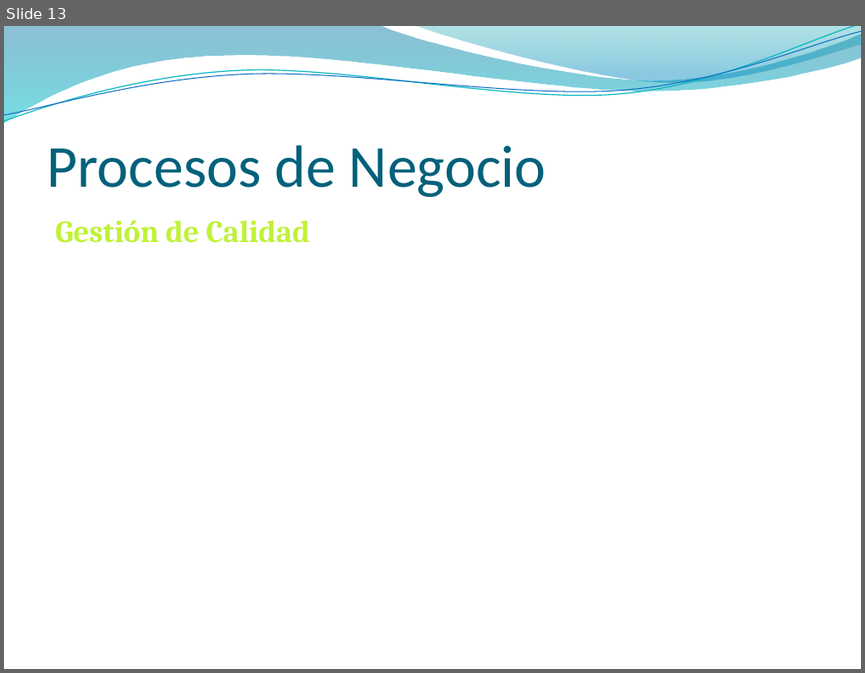
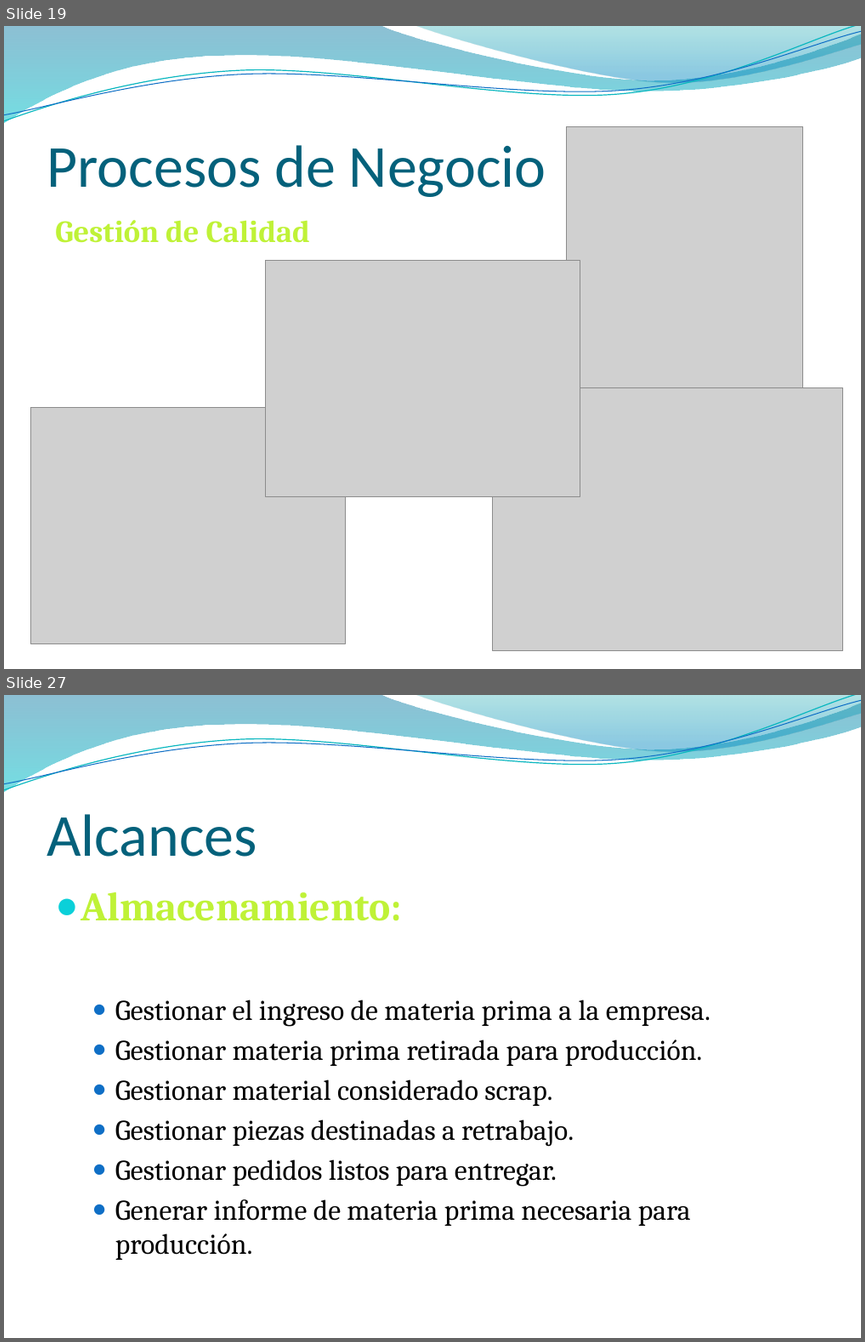
Before and after one commit to NinoMolina/metalurgica, a slide deck: 04_presentaciones/01_InfPreliminar_ModeloNegocio.pptx. Shown one above the other, each under a label of ours: slide 13 before the commit, slides 19 and 27 after it; the slides between them are not shown. The pictures are 865x673 and 865x1342 pixels, drawn with LibreOffice and Linux fonts; fonts in the diff are those of the drawing; grey boxes stand for pictures; background and template pictures are left out. Boxes give left, top, right and bottom in pixels: in the first picture for what was removed or moved away, otherwise in the second. Text is boxed around its words. In the diff, an @@ line names an element or a change of style, - is before the commit and + after.

```diff
--- a/04_presentaciones/01_InfPreliminar_ModeloNegocio.pptx
+++ b/04_presentaciones/01_InfPreliminar_ModeloNegocio.pptx
@@ slide 27 added at (x1=4, y1=695, x2=861, y2=1338), background picture (left out); not listed: 4 template elements that a slide beside it also shows @@
@@ title added at (x1=46, y1=814, x2=257, y2=857), 50 pt, text #04617B @@
+Alcances
@@ text added at (x1=81, y1=892, x2=710, y2=1259), 24 pt, text #000000 @@
+● Almacenamiento:
+  ● Gestionar el ingreso de materia prima a la empresa.
+  ● Gestionar materia prima retirada para producción.
+  ● Gestionar material considerado scrap.
+  ● Gestionar piezas destinadas a retrabajo.
+  ● Gestionar pedidos listos para entregar.
+  ● Generar informe de materia prima necesaria para producción.
@@ what was slide 13 is now slide 19 @@
@@ slide 19 changed as well @@
@@ picture added at (x1=566, y1=126, x2=802, y2=393) @@
@@ picture added at (x1=265, y1=260, x2=579, y2=495) @@
@@ picture added at (x1=30, y1=408, x2=345, y2=643) @@
@@ picture added at (x1=493, y1=387, x2=843, y2=651) @@
```
Also in this commit, not shown: 3 other slides changed, 28 other slides added, 10 slides removed.
